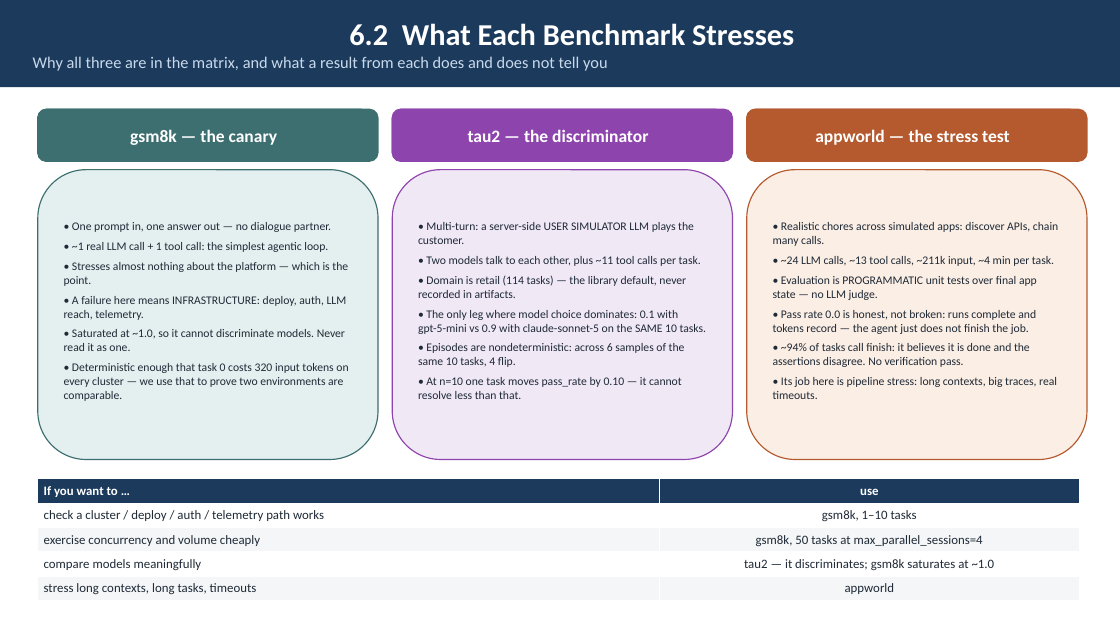
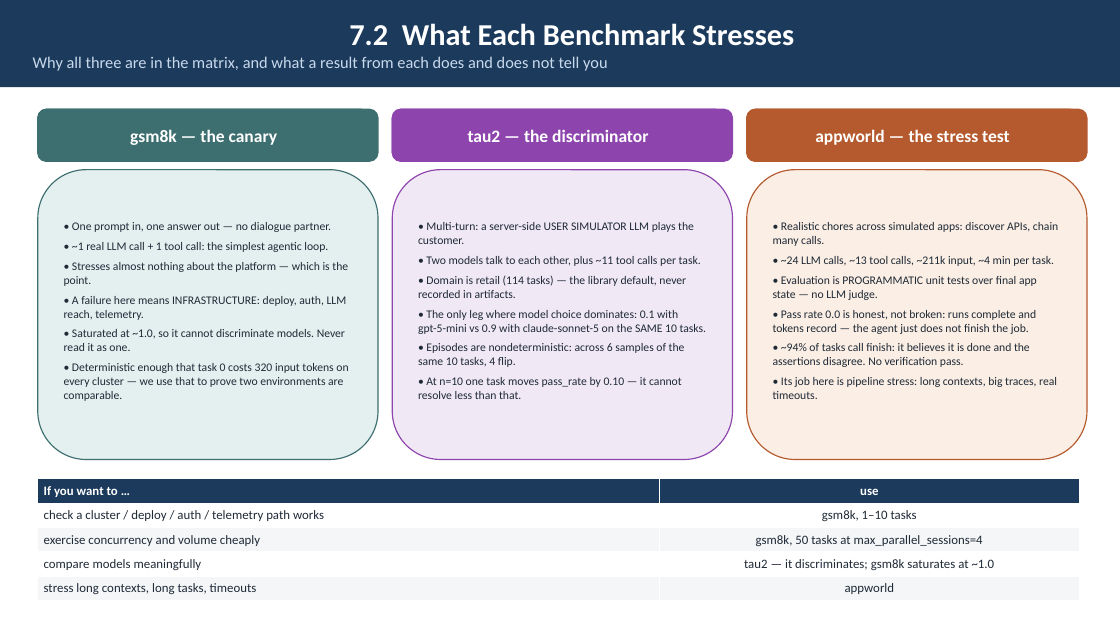
Before and after one commit to webchang/benchmarking, a slide deck: slide 10 of docs/BenchmarkingService.pptx (slide 9 before the commit). Drawn at 1120x630 pixels with LibreOffice and Linux fonts; fonts in the diff are those of the drawing. Boxes give left, top, right and bottom in pixels: in the first picture for what was removed or moved away, otherwise in the second. Text is boxed around its words. In the diff, an @@ line names an element or a change of style, - is before the commit and + after.

```diff
--- a/docs/BenchmarkingService.pptx
+++ b/docs/BenchmarkingService.pptx
@@ text in rectangle at bbox=[349, 23, 794, 46]: text changed @@
-6.2 What Each Benchmark Stresses
+7.2 What Each Benchmark Stresses
```
Also in this commit, not shown: 12 other slides changed, 1 slide added, 2 other files.
